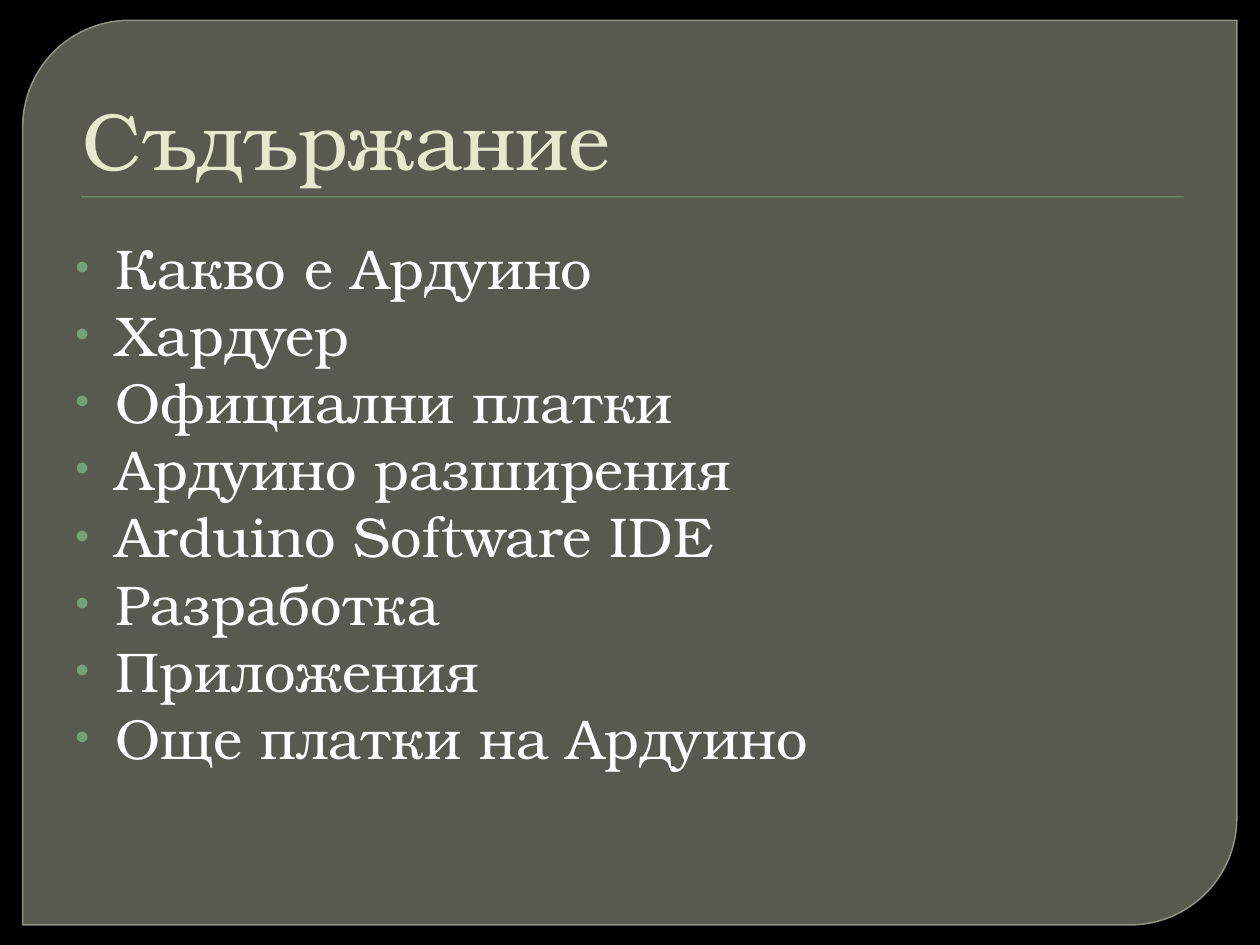
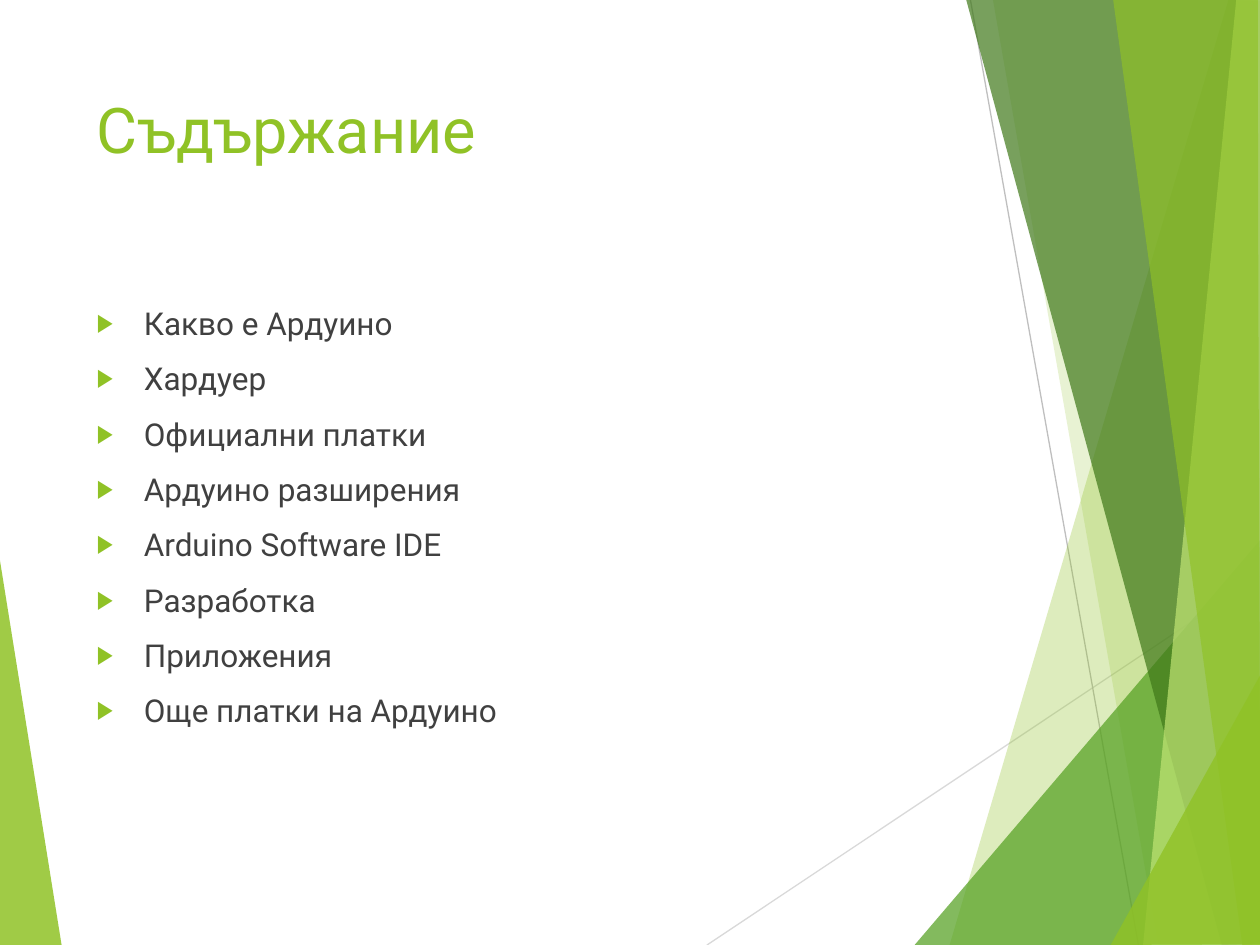
Before and after one commit to IvanovvAlex/School-Education, a slide deck: slide 2 of EmbeddedSystems/Arduino.pptx. Drawn at 1260x945 pixels with LibreOffice and Linux fonts; fonts in the diff are those of the drawing; background and template pictures are left out. Boxes give left, top, right and bottom in pixels: in the first picture for what was removed or moved away, otherwise in the second. Text is boxed around its words. In the diff, an @@ line names an element or a change of style, - is before the commit and + after.

```diff
--- a/EmbeddedSystems/Arduino.pptx
+++ b/EmbeddedSystems/Arduino.pptx
@@ background picture (left out) to #FFFFFF @@
@@ round diag rect removed at bbox=[23, 20, 1237, 925] @@
@@ title "Съдържание": place and size @@
-title "Съдържание" at bbox=[83, 114, 610, 189]
+title "Съдържание" at bbox=[97, 107, 477, 166]
@@ title "Съдържание" at bbox=[97, 107, 477, 166]: size 46 to 36 pt, font TeX Gyre Bonum to Roboto, text colour #E7EACB to #90C226; indent changed; vertical alignment bottom to top @@
@@ rectangle removed at bbox=[81, 197, 1183, 198] @@
@@ text "Какво е Ардуино": place and size @@
-text "Какво е Ардуино" at bbox=[116, 250, 808, 772]
+text "Какво е Ардуино" at bbox=[144, 312, 497, 729]
@@ text "Какво е Ардуино" at bbox=[144, 312, 497, 729]: size 32 to 18 pt, font TeX Gyre Bonum to Roboto, text colour #FFFFFF to #404040; bullet • to ▶; more space between paragraphs; bullet colour #72A376 to #90C226 @@
@@ group added at bbox=[0, 0, 1260, 945]: 8 freeform shapes, 2 lines @@
```
Also in this commit, not shown: 9 other slides changed, 1 slide added, 1 slide removed.
